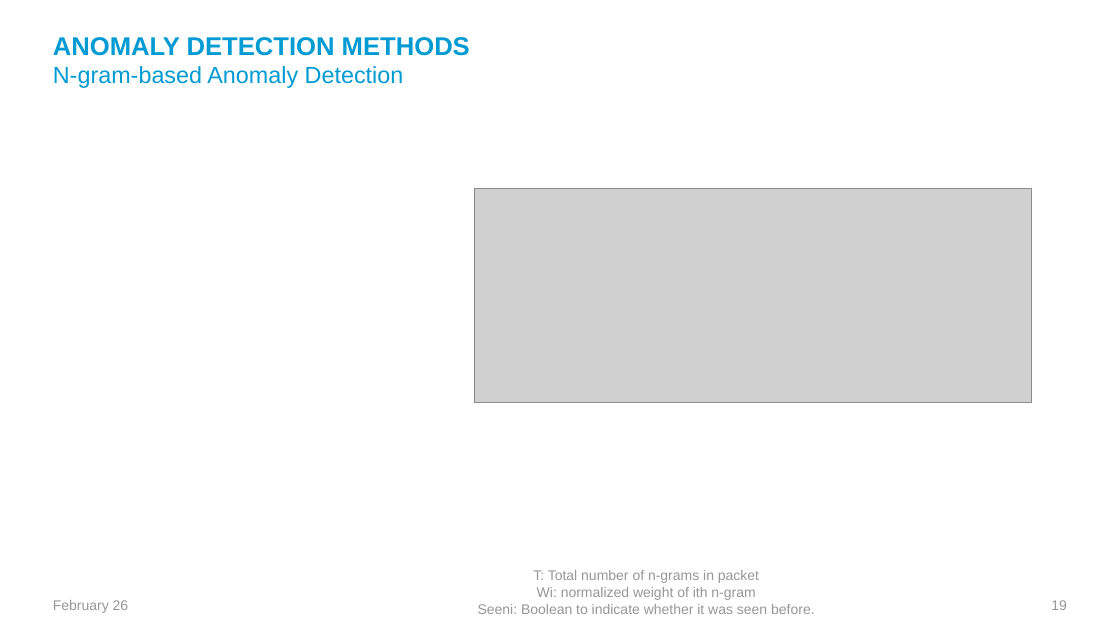
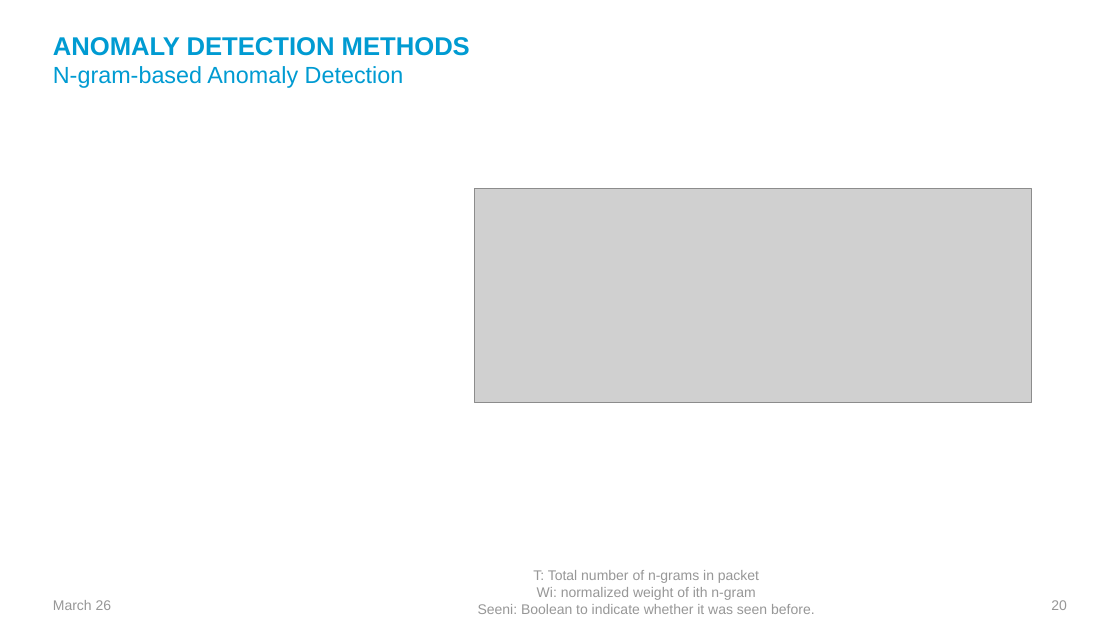
Before and after one commit to abdelazizSalah/Study_Project, a slide deck: slide 20 of Assignment6/Final_presentation.pptx (slide 19 before the commit). Drawn at 1120x630 pixels with LibreOffice and Linux fonts; fonts in the diff are those of the drawing; grey boxes stand for pictures; background and template pictures are left out. Boxes give left, top, right and bottom in pixels: in the first picture for what was removed or moved away, otherwise in the second. Text is boxed around its words. In the diff, an @@ line names an element or a change of style, - is before the commit and + after.

```diff
--- a/Assignment6/Final_presentation.pptx
+++ b/Assignment6/Final_presentation.pptx
@@ text at (x1=53, y1=600, x2=112, y2=610): text changed @@
-February 26
+March 26
@@ page number at (x1=1051, y1=600, x2=1067, y2=610): text changed @@
-19
+20
```
Also in this commit, not shown: 50 other slides changed, 35 other files.
